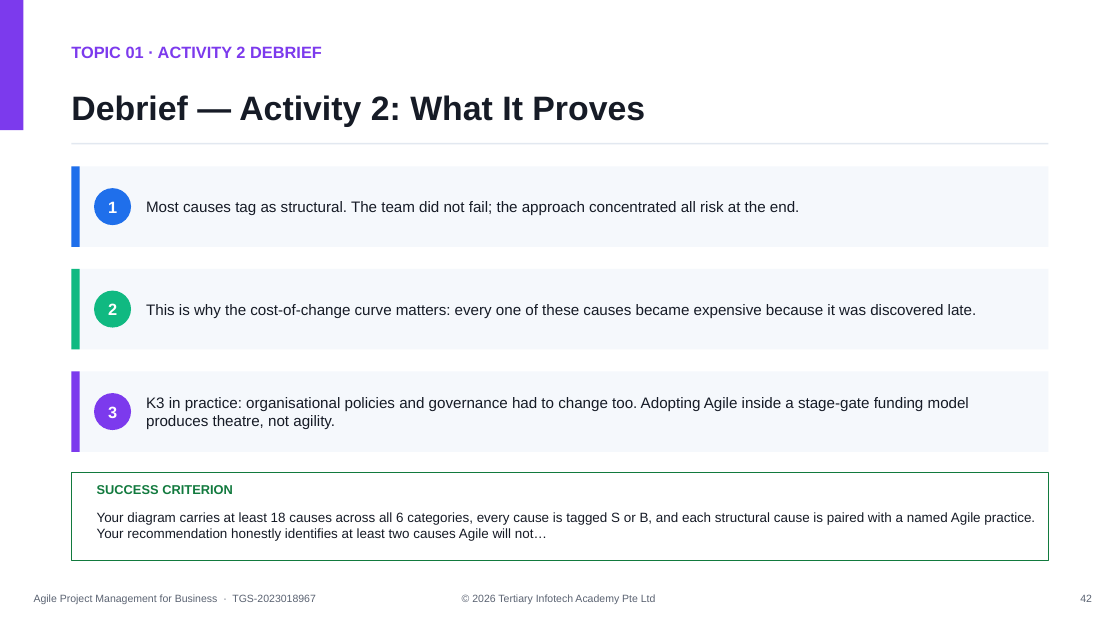
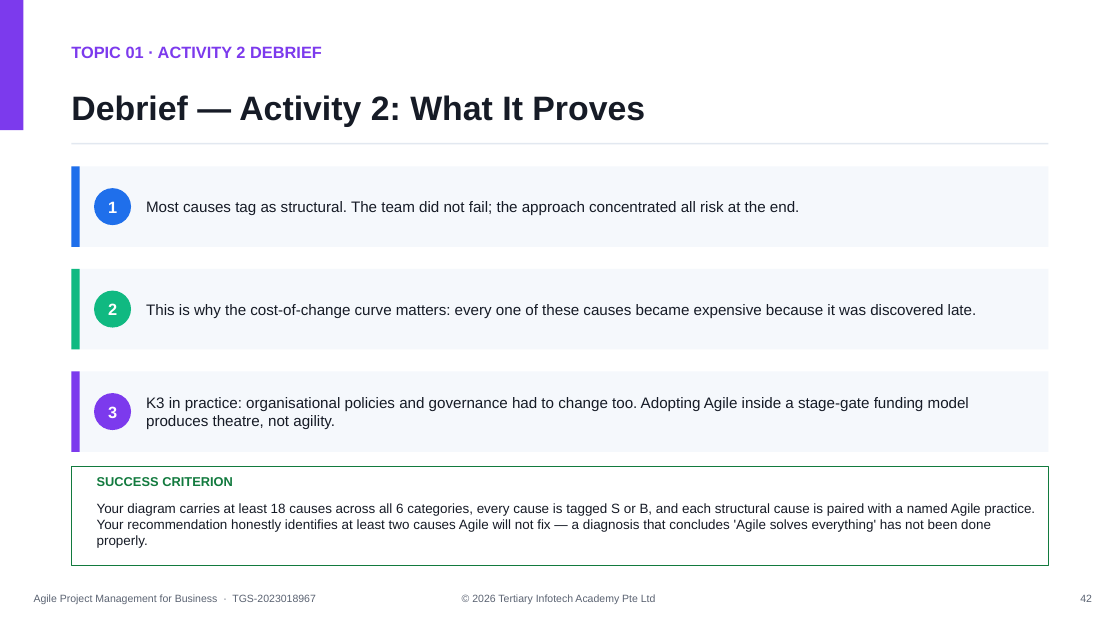
Before and after one commit to tertiarycourses/TGS-2023018967-Agile-Project-Management-for-Business, a slide deck: slide 42 of courseware/WSQ - Master Trainer Slides - Agile Project Management for Business - v9.0.pptx. Drawn at 1120x630 pixels with LibreOffice and Linux fonts; fonts in the diff are those of the drawing. Boxes give left, top, right and bottom in pixels: in the first picture for what was removed or moved away, otherwise in the second. Text is boxed around its words. In the diff, an @@ line names an element or a change of style, - is before the commit and + after.

```diff
--- a/courseware/WSQ - Master Trainer Slides - Agile Project Management for Business - v9.0.pptx
+++ b/courseware/WSQ - Master Trainer Slides - Agile Project Management for Business - v9.0.pptx
@@ rectangle resized from (x1=71, y1=472, x2=1049, y2=560) to (x1=71, y1=466, x2=1049, y2=565) @@
@@ text "SUCCESS CRITERION" moved from (x1=97, y1=485, x2=233, y2=494) to (x1=97, y1=477, x2=233, y2=486) @@
@@ text at (x1=97, y1=503, x2=1035, y2=548): text changed @@
-Your diagram carries at least 18 causes across all 6 categories, every cause is tagged S or B, and each structural cause is paired with a named Agile practice. Your recommendation honestly identifies at least two causes Agile will not…
+Your diagram carries at least 18 causes across all 6 categories, every cause is tagged S or B, and each structural cause is paired with a named Agile practice. Your recommendation honestly identifies at least two causes Agile will not fix — a diagnosis that concludes 'Agile solves everything' has not been done properly.
```
Also in this commit, not shown: 27 other slides changed, 34 other files.
